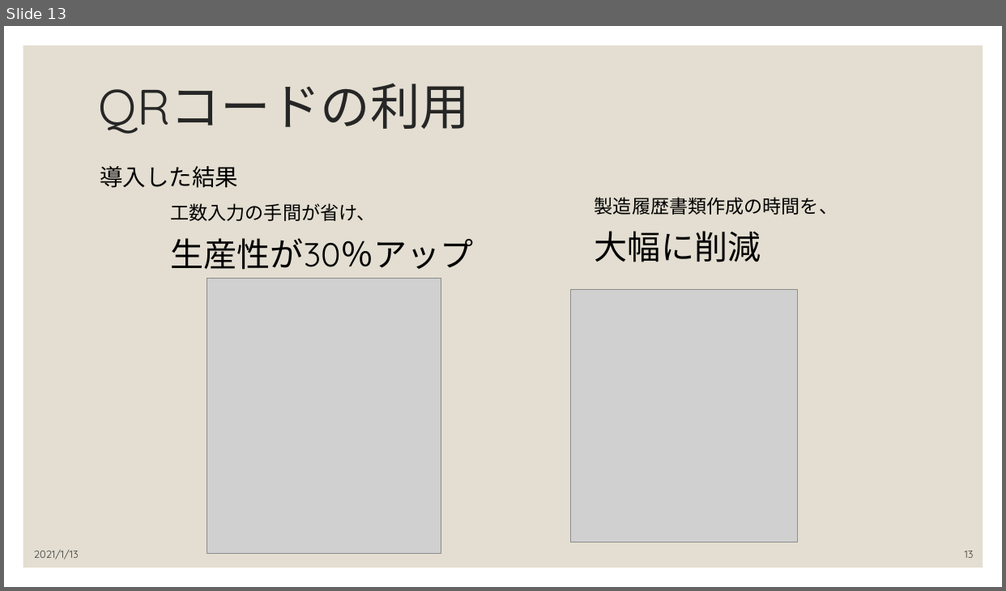
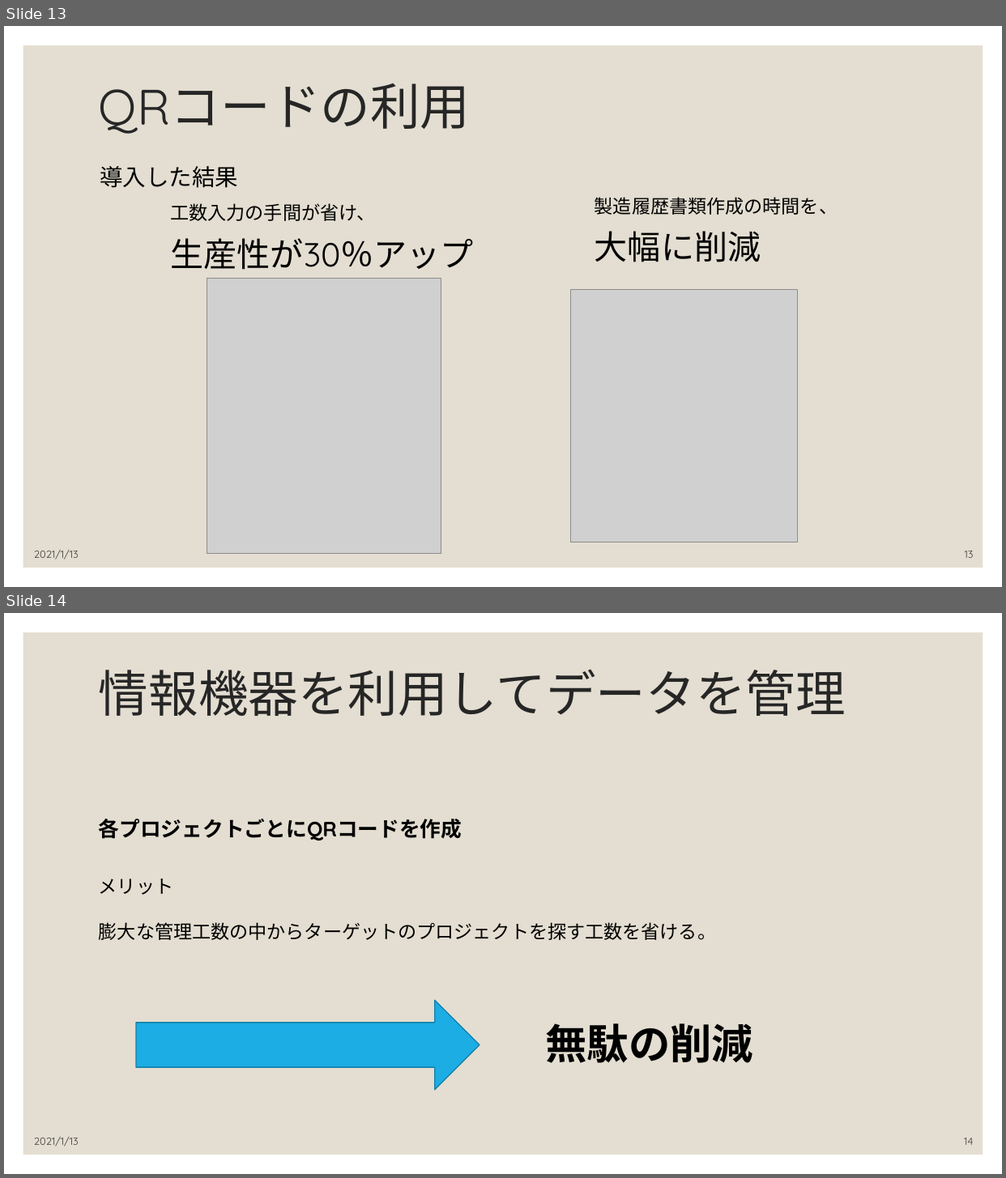
Before and after one commit to karm3104/PolyTech, a slide deck: 事例調査/034780スマート生産チャットボット.pptx. Shown one above the other, each under a label of ours: slide 13 before the commit, slides 13 and 14 after it. The pictures are 1006x591 and 1006x1178 pixels, drawn with LibreOffice and Linux fonts; fonts in the diff are those of the drawing; grey boxes stand for pictures. Boxes give left, top, right and bottom in pixels: in the first picture for what was removed or moved away, otherwise in the second. Text is boxed around its words. In the diff, an @@ line names an element or a change of style, - is before the commit and + after.

```diff
--- a/事例調査/034780スマート生産チャットボット.pptx
+++ b/事例調査/034780スマート生産チャットボット.pptx
@@ slide 14 added at <box>4,613,1002,1174</box>, background #FFFFFF; not listed: 1 template element that a slide beside it also shows @@
@@ text added at <box>99,669,846,716</box>, 48 pt, text #262626 @@
+情報機器を利用してデータを管理
@@ text added at <box>99,819,462,841</box>, 20 pt, text #000000, bold @@
+各プロジェクトごとにQRコードを作成
@@ text added at <box>99,879,716,940</box>, 18 pt, text #000000 @@
+メリット
+膨大な管理工数の中からターゲットのプロジェクトを探す工数を省ける。
@@ right arrow added at <box>136,1001,479,1091</box>, fill #1CADE4, outline #1580A9 1 pt @@
@@ text added at <box>546,1024,753,1063</box>, 40 pt, text #000000, bold @@
+無駄の削減
@@ text added at <box>34,1137,79,1147</box>, 10 pt, text #404040 @@
+2021/1/13
@@ page number added at <box>964,1138,973,1145</box>, 10 pt, text #404040 @@
+14
```
Also in this commit, not shown: 2 other slides added, 1 other file.
